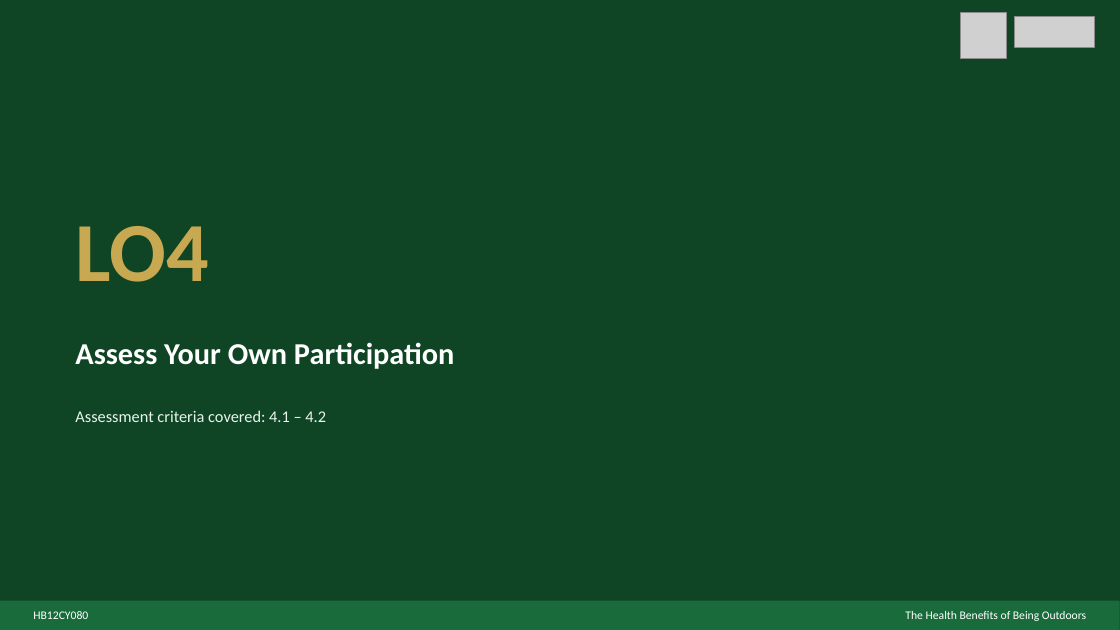
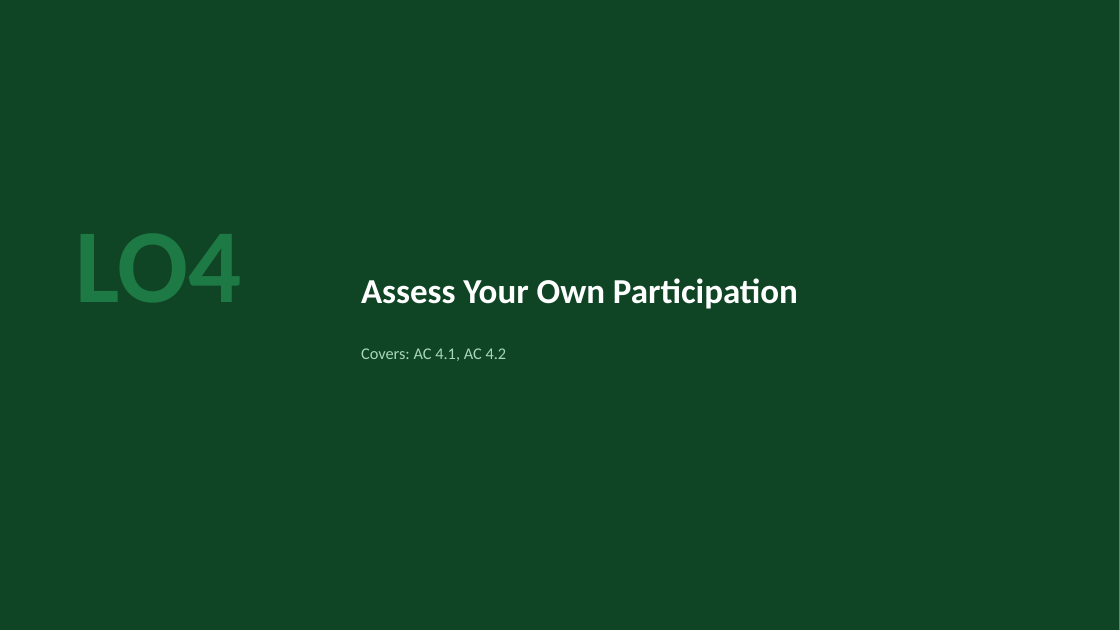
Before and after one commit to JJ2026Outdoor/ACOutdoorEd, a slide deck: slide 11 of HB12CY080HealthBenefitsSlides.pptx. Drawn at 1120x630 pixels with LibreOffice and Linux fonts; fonts in the diff are those of the drawing; grey boxes stand for pictures. Boxes give left, top, right and bottom in pixels: in the first picture for what was removed or moved away, otherwise in the second. Text is boxed around its words. In the diff, an @@ line names an element or a change of style, - is before the commit and + after.

```diff
--- a/HB12CY080HealthBenefitsSlides.pptx
+++ b/HB12CY080HealthBenefitsSlides.pptx
@@ background #0F4525 to #FFFFFF @@
@@ rectangle added at (0, 0, 1120, 630), fill #0F4525 @@
@@ picture removed at (960, 13, 1007, 59) @@
@@ picture removed at (1015, 17, 1095, 47) @@
@@ text "LO4": place and size @@
-text "LO4" at (75, 226, 208, 282)
+text "LO4" at (75, 233, 242, 302)
@@ text "LO4" at (75, 233, 242, 302): size 72 to 90 pt, text colour #C8A951 to #1E7A45 @@
@@ text "Assess Your Own Participation": place and size @@
-text "Assess Your Own Participation" at (75, 342, 454, 369)
+text "Assess Your Own Participation" at (361, 278, 798, 309)
@@ text "Assess Your Own Participation" at (361, 278, 798, 309): size 26 to 30 pt @@
@@ text added at (361, 348, 507, 361), 14 pt, text #A8D5BC @@
+Covers: AC 4.1, AC 4.2
@@ text removed at (75, 410, 326, 422) @@
-Assessment criteria covered: 4.1 – 4.2
@@ rectangle removed at (0, 601, 1120, 630) @@
@@ text removed at (33, 611, 88, 619) @@
-HB12CY080
@@ text removed at (905, 611, 1086, 621) @@
-The Health Benefits of Being Outdoors
```
Also in this commit, not shown: 11 other slides changed, 3 slides added, 3 slides removed, 2 other files.
